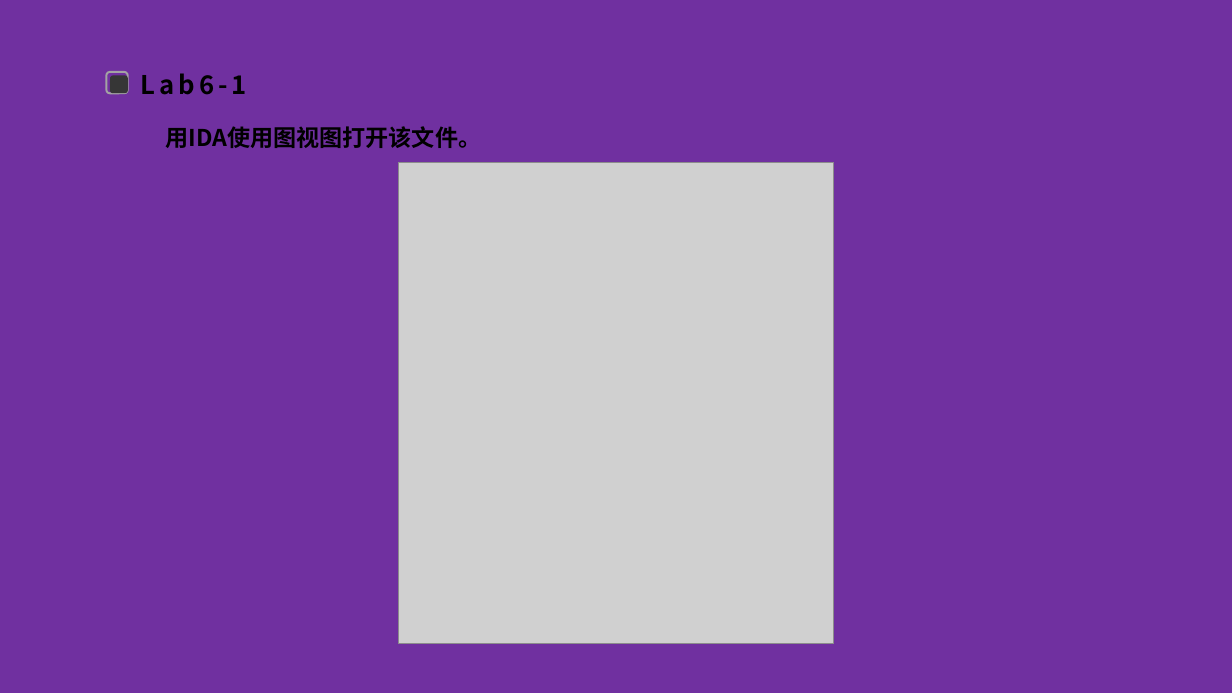
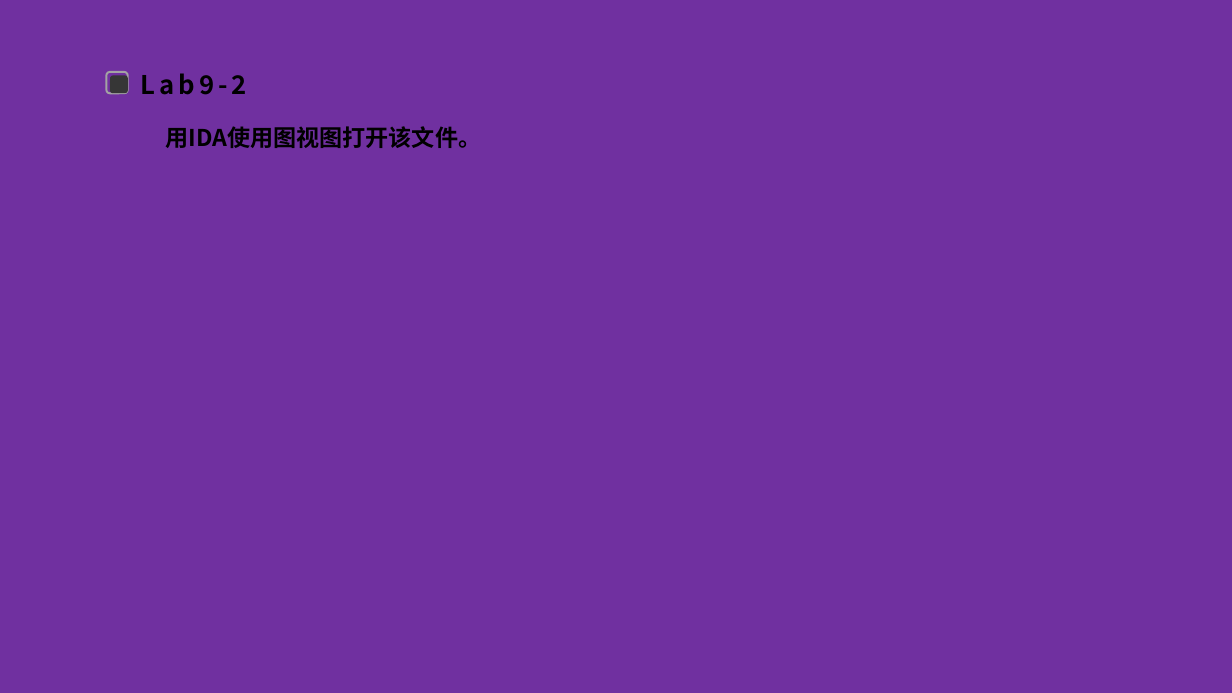
Before and after one commit to FlandreScarlet36/Malicious_code_labs, a slide deck: slide 25 of lab6/Lab6实验分享.pptx (slide 2 before the commit). Drawn at 1232x693 pixels with LibreOffice and Linux fonts; fonts in the diff are those of the drawing; grey boxes stand for pictures; background and template pictures are left out. Boxes give left, top, right and bottom in pixels: in the first picture for what was removed or moved away, otherwise in the second. Text is boxed around its words. In the diff, an @@ line names an element or a change of style, - is before the commit and + after.

```diff
--- a/lab6/Lab6实验分享.pptx
+++ b/lab6/Lab6实验分享.pptx
@@ text at [141,73,247,95]: text changed @@
-Lab6-1
+Lab9-2
@@ picture removed at [398,162,834,643] @@
```
Also in this commit, not shown: 2 other slides changed, 32 slides added, 9 slides removed, 2 other files.
